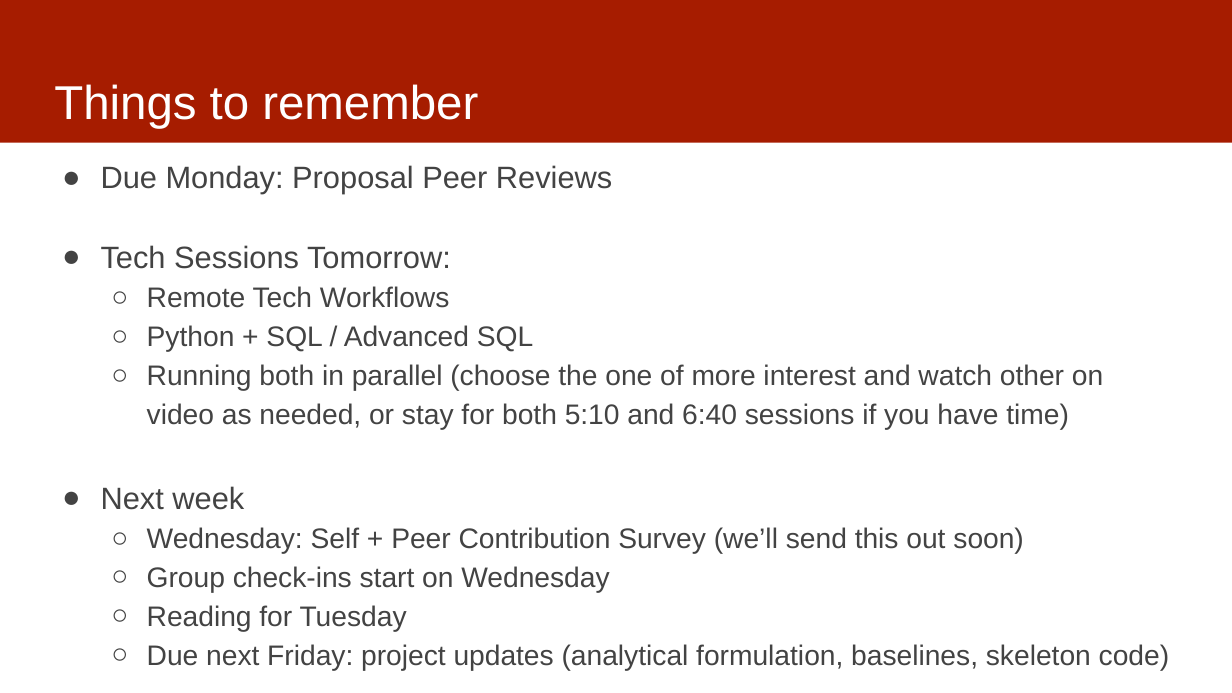
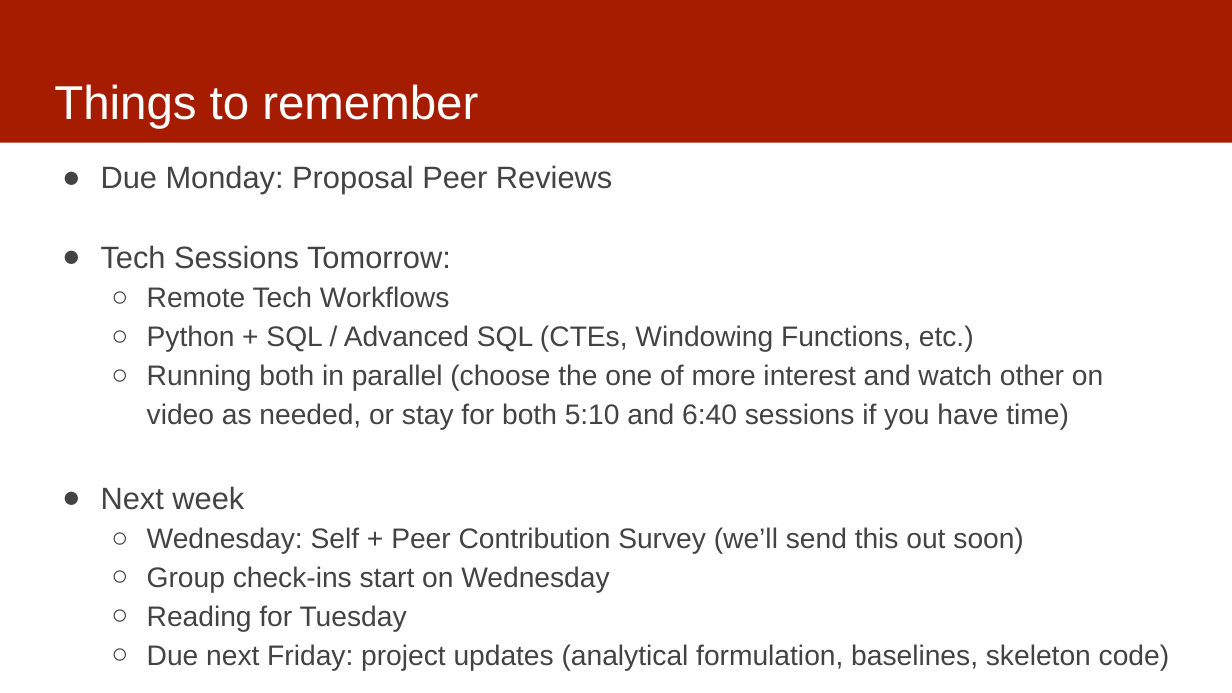
Before and after one commit to dssg/mlforpublicpolicylab, a slide deck: slide 3 of 05 - Features/features-discussion.pptx. Drawn at 1232x693 pixels with LibreOffice and Linux fonts; fonts in the diff are those of the drawing. Boxes give left, top, right and bottom in pixels: in the first picture for what was removed or moved away, otherwise in the second. Text is boxed around its words. In the diff, an @@ line names an element or a change of style, - is before the commit and + after.

Commit message:
updates

```diff
--- a/05 - Features/features-discussion.pptx
+++ b/05 - Features/features-discussion.pptx
@@ text at <box>147,325,974,352</box>: text changed @@
-  ○ Python + SQL / Advanced SQL
+  ○ Python + SQL / Advanced SQL (CTEs, Windowing Functions, etc.)
```
